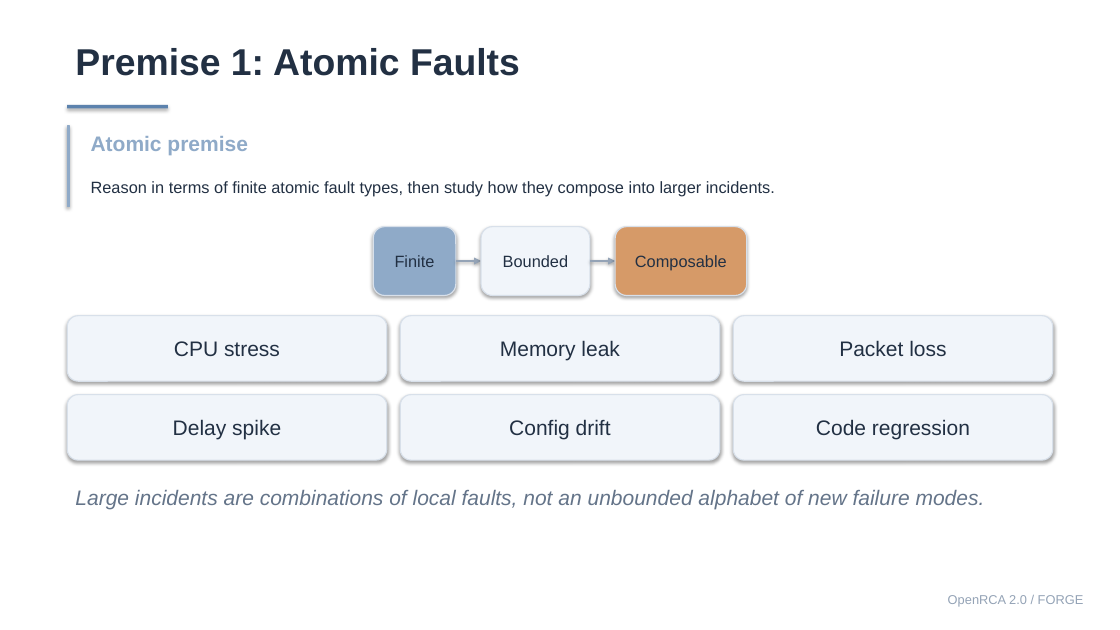
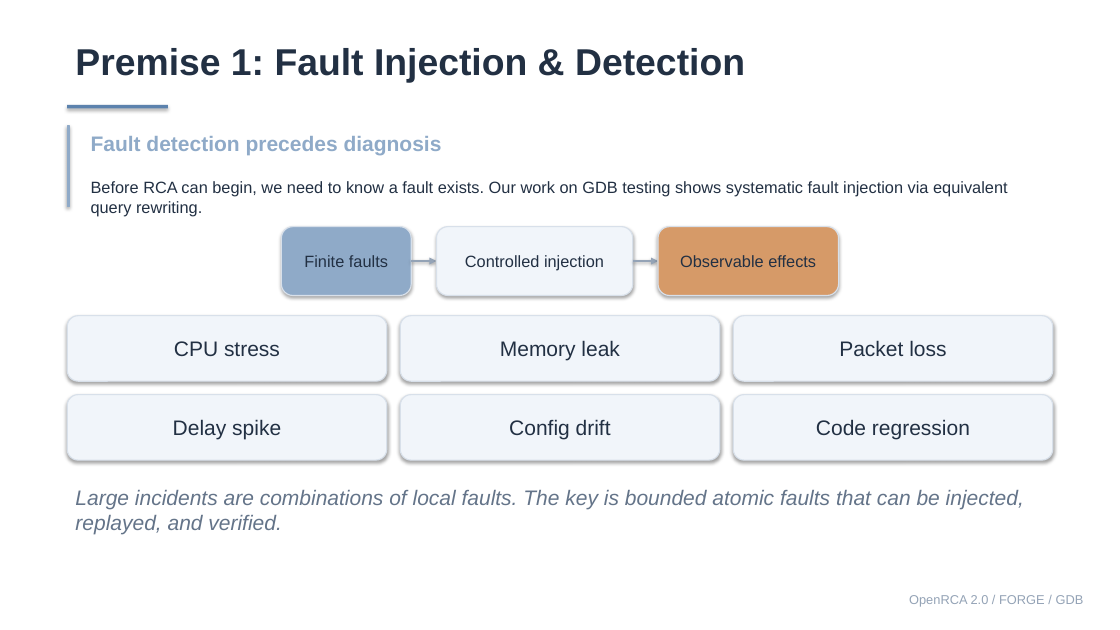
Before and after one commit to Lincyaw/paperops, a slide deck: slide 3 of examples/self-intro/diagnostic_world_model.pptx. Drawn at 1120x630 pixels with LibreOffice and Linux fonts; fonts in the diff are those of the drawing. Boxes give left, top, right and bottom in pixels: in the first picture for what was removed or moved away, otherwise in the second. Text is boxed around its words. In the diff, an @@ line names an element or a change of style, - is before the commit and + after.

```diff
--- a/examples/self-intro/diagnostic_world_model.pptx
+++ b/examples/self-intro/diagnostic_world_model.pptx
@@ text at <box>75,48,745,82</box>: text changed @@
-Premise 1: Atomic Faults
+Premise 1: Fault Injection & Detection
@@ text at <box>91,136,442,155</box>: text changed @@
-Atomic premise
+Fault detection precedes diagnosis
@@ text at <box>91,181,1008,217</box>: text changed @@
-Reason in terms of finite atomic fault types, then study how they compose into larger incidents.
+Before RCA can begin, we need to know a fault exists. Our work on GDB testing shows systematic fault injection via equivalent query rewriting.
@@ rounded rectangle "Finite faults": place and size @@
-rounded rectangle "Finite faults" at <box>373,227,455,296</box>
+rounded rectangle "Finite faults" at <box>281,227,412,296</box>
@@ rounded rectangle "Controlled injection": place and size @@
-rounded rectangle "Controlled injection" at <box>481,227,591,296</box>
+rounded rectangle "Controlled injection" at <box>437,227,634,296</box>
@@ rounded rectangle "Observable effects": place and size @@
-rounded rectangle "Observable effects" at <box>615,227,747,296</box>
+rounded rectangle "Observable effects" at <box>658,227,839,296</box>
@@ text in rounded rectangle at <box>304,255,388,267</box>: text changed @@
-Finite
+Finite faults
@@ arrow moved from (456, 261) - (481, 261) to (412, 261) - (437, 261) @@
@@ text in rounded rectangle at <box>465,255,604,271</box>: text changed @@
-Bounded
+Controlled injection
@@ arrow moved from (590, 261) - (615, 261) to (633, 261) - (658, 261) @@
@@ text in rounded rectangle at <box>680,255,816,267</box>: text changed @@
-Composable
+Observable effects
@@ text at <box>75,490,1024,535</box>: text changed @@
-Large incidents are combinations of local faults, not an unbounded alphabet of new failure modes.
+Large incidents are combinations of local faults. The key is bounded atomic faults that can be injected, replayed, and verified.
@@ text at <box>909,595,1084,607</box>: text changed @@
-OpenRCA 2.0 / FORGE
+OpenRCA 2.0 / FORGE / GDB
```
Also in this commit, not shown: 7 other slides changed, 6 slides added, 7 slides removed, 1 other file.
